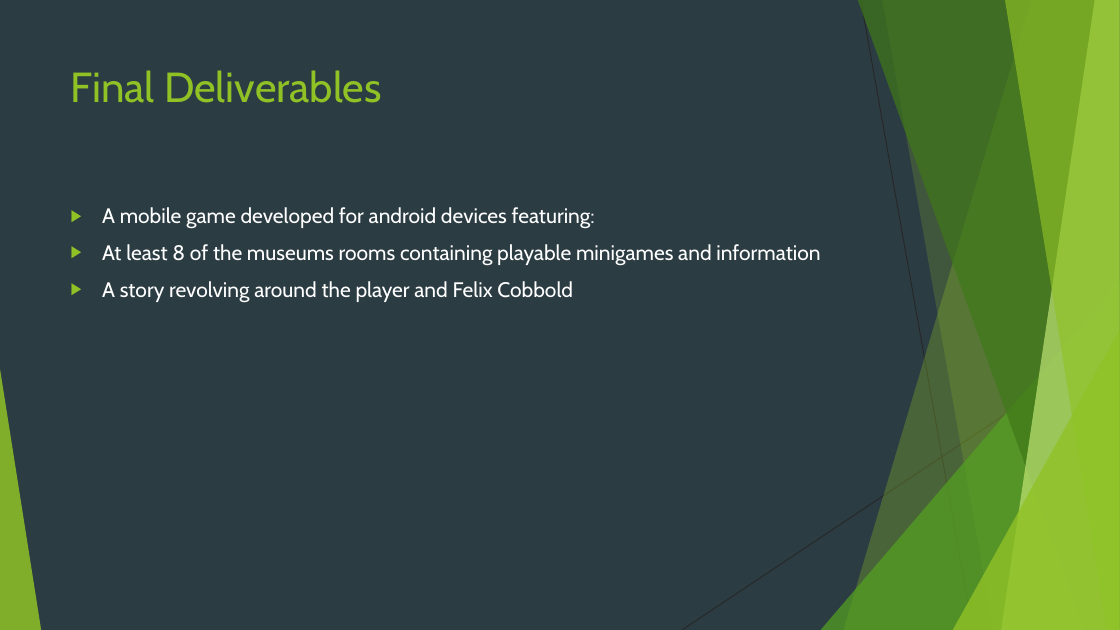
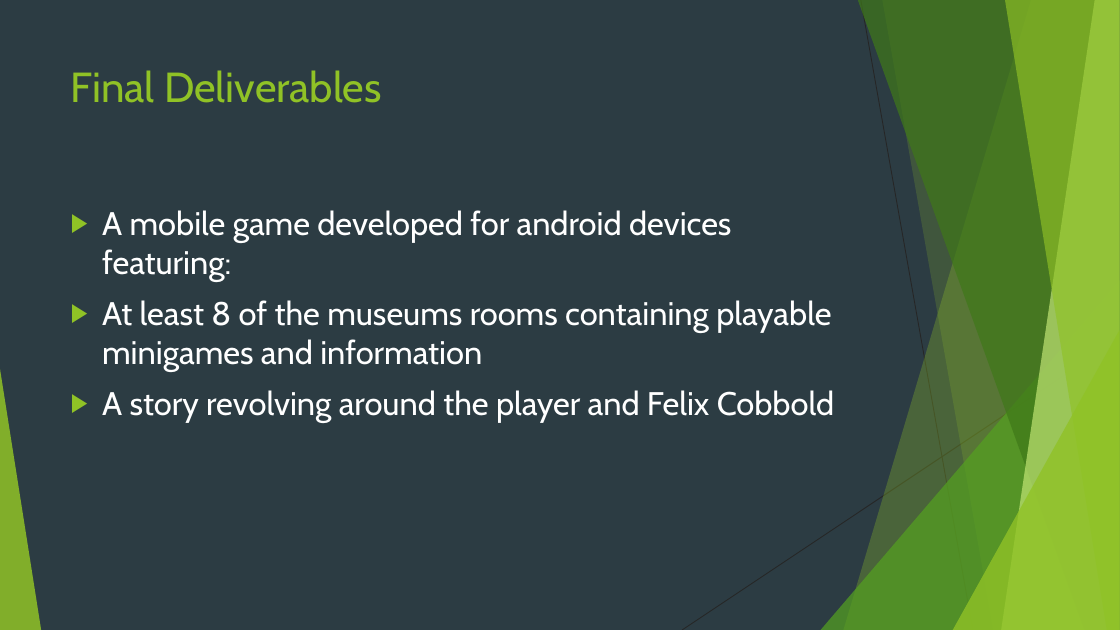
Before and after one commit to LDayaon/Design-Master-Class-, a slide deck: slide 10 of Pitch Drafts/Christchurch Mansion DMC Pitch3.pptx. Drawn at 1120x630 pixels with LibreOffice and Linux fonts; fonts in the diff are those of the drawing. Boxes give left, top, right and bottom in pixels: in the first picture for what was removed or moved away, otherwise in the second. Text is boxed around its words. In the diff, an @@ line names an element or a change of style, - is before the commit and + after.

```diff
--- a/Pitch Drafts/Christchurch Mansion DMC Pitch3.pptx
+++ b/Pitch Drafts/Christchurch Mansion DMC Pitch3.pptx
@@ text "A mobile game developed for ..." at box(102, 210, 834, 423): size 18 to 28 pt @@
```
Also in this commit, not shown: 1 other slide changed.
